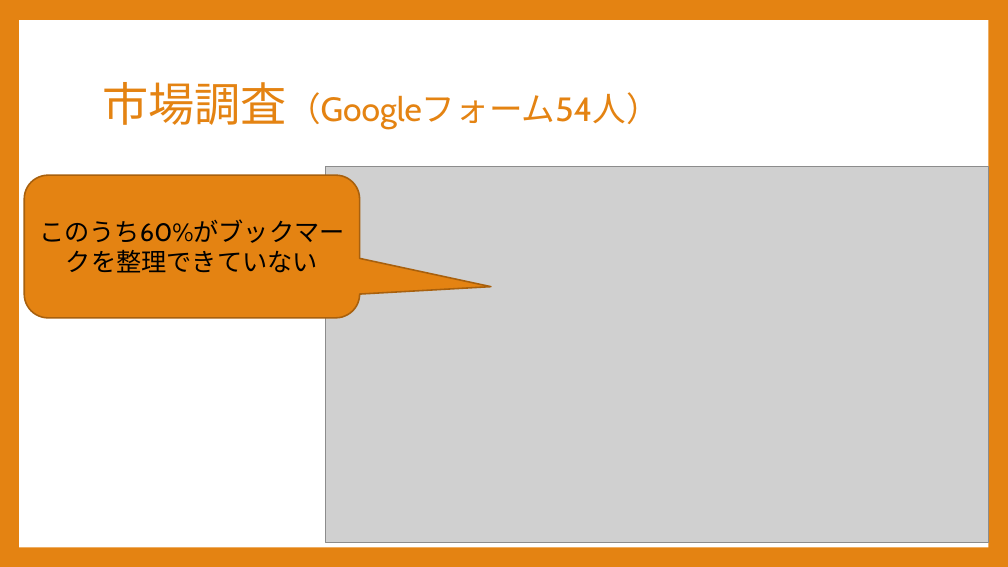
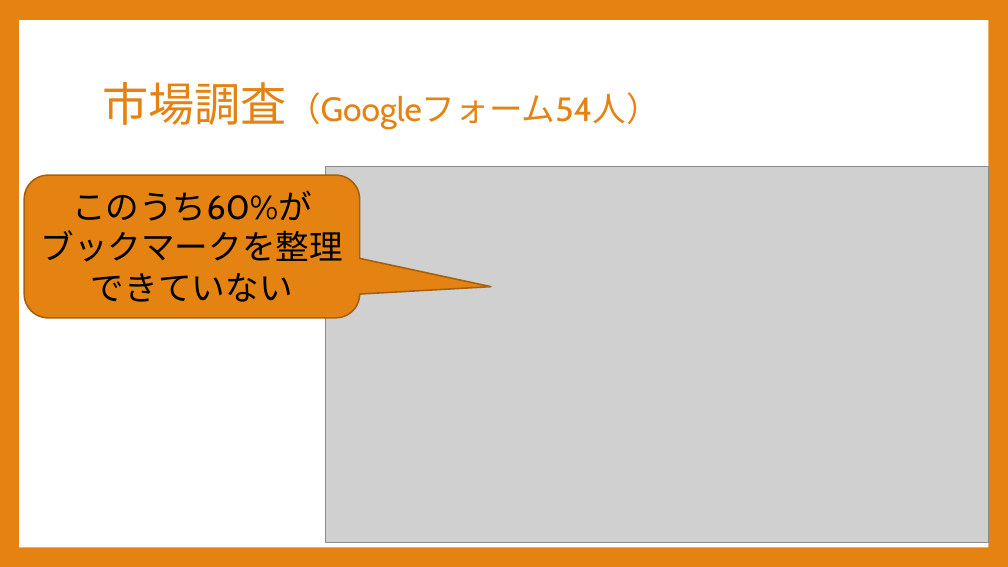
Before and after one commit to Sorarinu/ProjectP2016_F, a slide deck: slide 11 of production-idea/第2回中間発表改定２.pptx. Drawn at 1008x567 pixels with LibreOffice and Linux fonts; fonts in the diff are those of the drawing; grey boxes stand for pictures. Boxes give left, top, right and bottom in pixels: in the first picture for what was removed or moved away, otherwise in the second. Text is boxed around its words. In the diff, an @@ line names an element or a change of style, - is before the commit and + after.

```diff
--- a/production-idea/第2回中間発表改定２.pptx
+++ b/production-idea/第2回中間発表改定２.pptx
@@ rounded speech box "このうち60%がブックマークを整理できていない" at [24,175,360,318]: size 24 to 32 pt @@
```
Also in this commit, not shown: 6 other slides changed.
